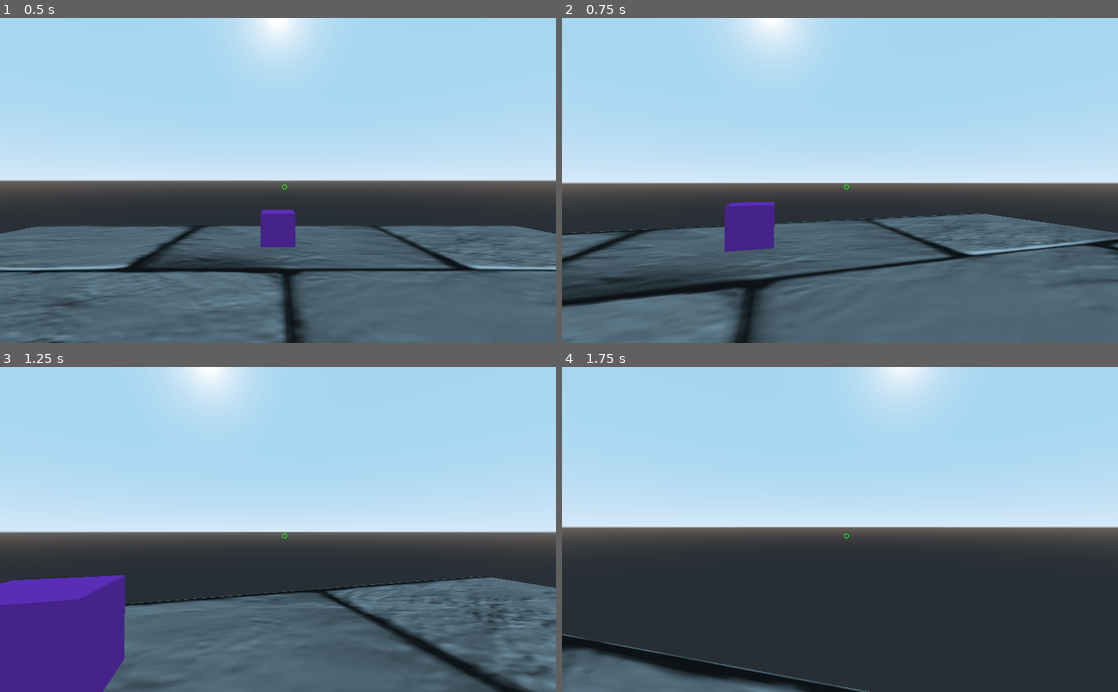
Above: before the commit, frames 1-4 (two rows, left to right).
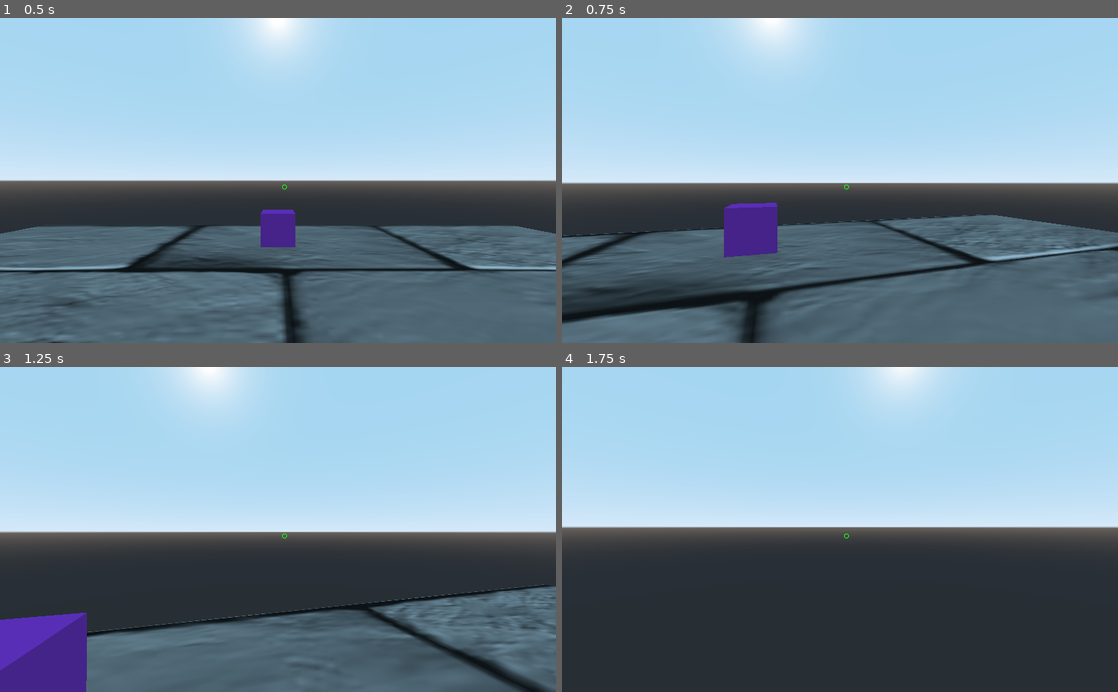
Above: after the commit, the same moments.

Repository: J3rryCodes/ProjectX
Game: Godot game, scene res://Game/Level01/Level.tscn
Two runs of this game, one before a commit and one after it. Both use one fixed random seed, a clock stepped at 60 frames per second and the inputs below.
Inputs (mouse positions are in pixels of both pictures, inside the frame that each line leads up to):
- Up to frame 1 (0.5 s): no input
- Up to frame 2 (0.75 s): tap Enter at 0.5 s; move the mouse to (867, 180) at 0.52 s; hold W (fwd) from 0.53 s (still down); hold Shift (sprint, bound only after the commit) from 0.53 s (still down)
- Up to frame 3 (1.25 s): keep holding W (fwd); keep holding Shift (sprint, bound only after the commit); tap Space (jump) at 0.77, 0.8, 1.07 s
- Up to frame 4 (1.75 s): keep holding W (fwd); move the mouse to (812, 529) at 1.27 s; release Shift (sprint, bound only after the commit) at 1.28 s; tap Space (jump) at 1.35, 1.52 s; tap Shift (sprint, bound only after the commit) at 1.55 s

Frame 1 is identical in both runs. In frame 2, 7.1% of the frame differs, in the area x 0-100%, y 56-100%; in frame 3, 13%, in the area x 0-100%, y 64-100%; in frame 4, 4.2%.

Commit message:
and sprint,walk

Diff:
--- a/Player/PlayerMovement.gd
+++ b/Player/PlayerMovement.gd
@@ -1,21 +1,23 @@
 extends KinematicBody
 
-export var speed = 14
+export var sprint_speed = 18
+export var walk_speed = 12
 
 var velocity = Vector3.ZERO
-var jump_acc = 15
+var jump_acc = 18
 var gravity = 0.98
+var is_sprint = false
 
 onready var head = $Head
 
 func _ready():
-	pass # Replace with function body.
+	pass
 
-
-# Called every frame. 'delta' is the elapsed time since the previous frame.
 func _physics_process(delta):
 	var direction = Vector3.ZERO
 	var head_basics = head.global_transform.basis
+
+	is_sprint = Input.is_action_pressed("sprint")
 
 	if Input.is_action_pressed("fwd"):
 		direction -= head_basics.z
@@ -30,12 +32,18 @@
 	if Input.is_action_just_pressed("jump") and is_on_floor():
 		direction.y = 1
 	elif is_on_floor():
-		direction.y = -0.1
+		direction.y = -0.01
 
 	direction = direction.normalized()
 
-	velocity.x = direction.x * speed
-	velocity.z = direction.z * speed
+	velocity.x = direction.x *  walk_speed
+
+	# Shift key pressed and moving forword
+	if is_sprint and direction.z < 0:
+		velocity.z = direction.z * sprint_speed
+	else:
+		velocity.z = direction.z * walk_speed
+
 	velocity.y += direction.y * jump_acc
 	velocity.y -= gravity
 
--- a/project.godot
+++ b/project.godot
@@ -46,6 +46,11 @@
 "events": [ Object(InputEventMouseButton,"resource_local_to_scene":false,"resource_name":"","device":0,"alt":false,"shi …(212 unchanged characters)…
  ]
 }
+sprint={
+"deadzone": 0.5,
+"events": [ Object(InputEventKey,"resource_local_to_scene":false,"resource_name":"","device":0,"alt":false,"shift":false,"control":false,"meta":false,"command":false,"pressed":false,"scancode":0,"physical_scancode":16777237,"unicode":0,"echo":false,"script":null)
+ ]
+}
 
 [physics]
 
